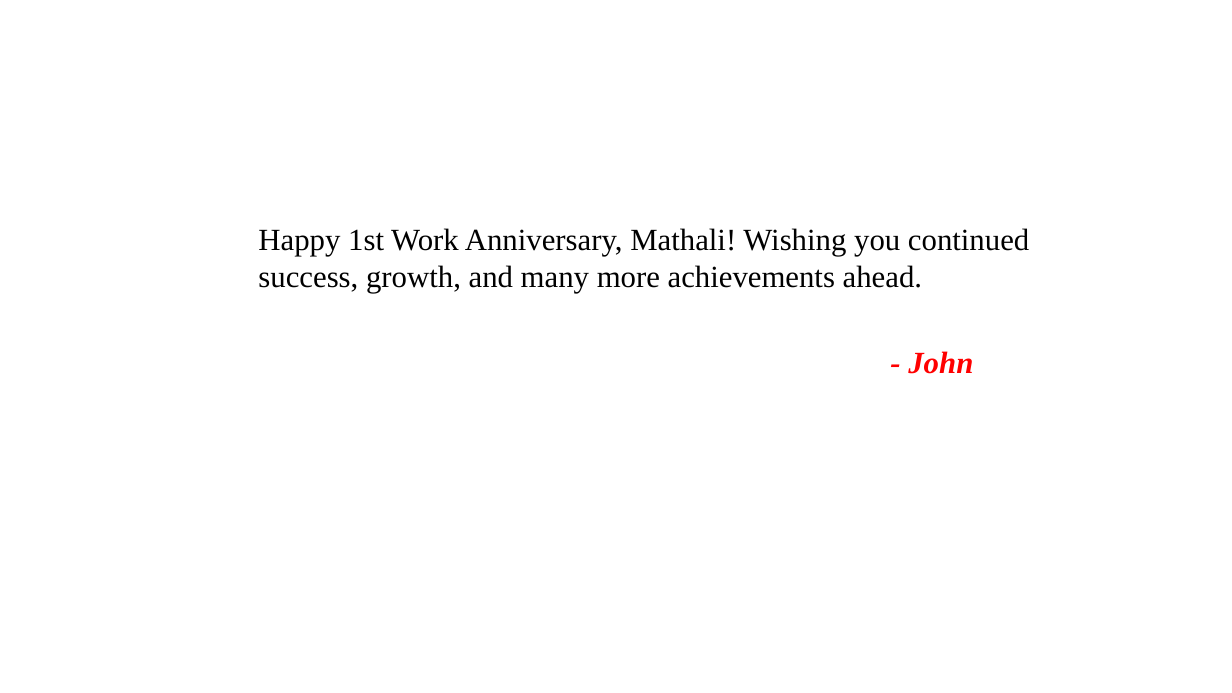
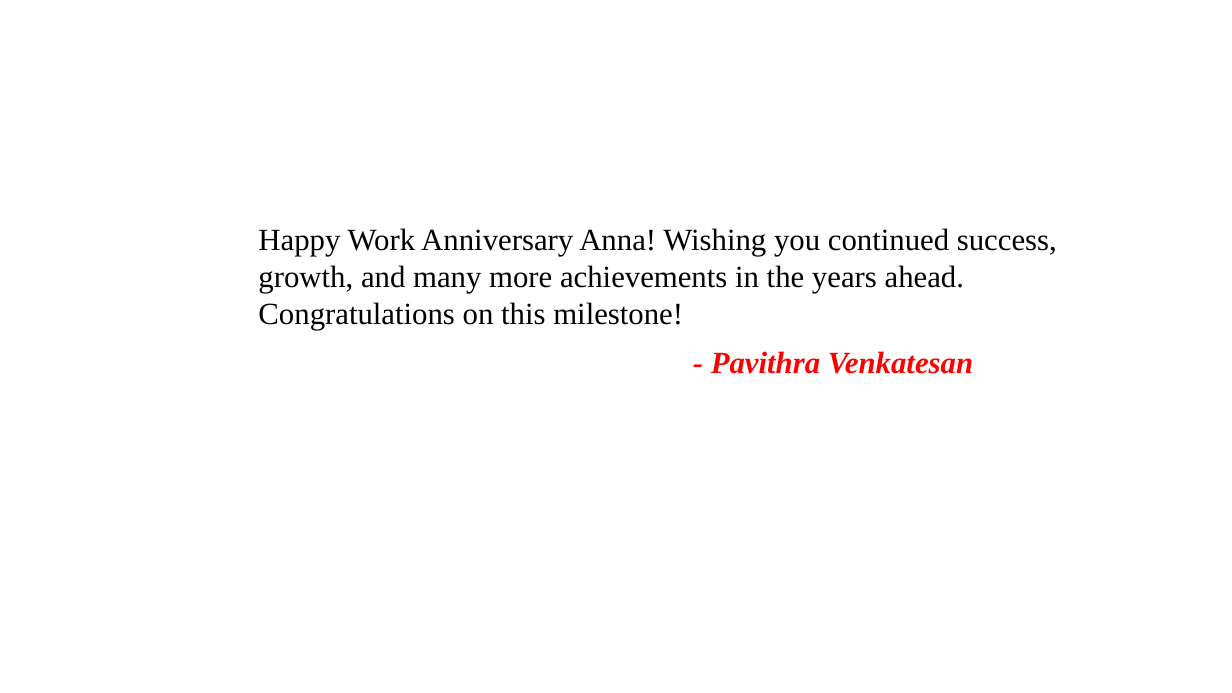
Before and after one commit to Joedharsic07/entrans-hr-hub-fullstack, a slide deck: slide 9 of entrans-hr-hub-backend/myproject/media/Final_Anniversary_Presentation.pptx (slide 11 before the commit). Drawn at 1232x693 pixels with LibreOffice and Linux fonts; fonts in the diff are those of the drawing; background and template pictures are left out. Boxes give left, top, right and bottom in pixels: in the first picture for what was removed or moved away, otherwise in the second. Text is boxed around its words. In the diff, an @@ line names an element or a change of style, - is before the commit and + after.

```diff
--- a/entrans-hr-hub-backend/myproject/media/Final_Anniversary_Presentation.pptx
+++ b/entrans-hr-hub-backend/myproject/media/Final_Anniversary_Presentation.pptx
@@ text at (258,228,1057,325): text changed @@
-Happy 1st Work Anniversary, Mathali! Wishing you continued success, growth, and many more achievements ahead.
+Happy Work Anniversary Anna! Wishing you continued success, growth, and many more achievements in the years ahead. Congratulations on this milestone!
@@ text at (711,351,973,374): text changed @@
-- John
+- Pavithra Venkatesan
```
Also in this commit, not shown: 8 other slides changed, 2 slides added, 2 slides removed, 28 other files.
